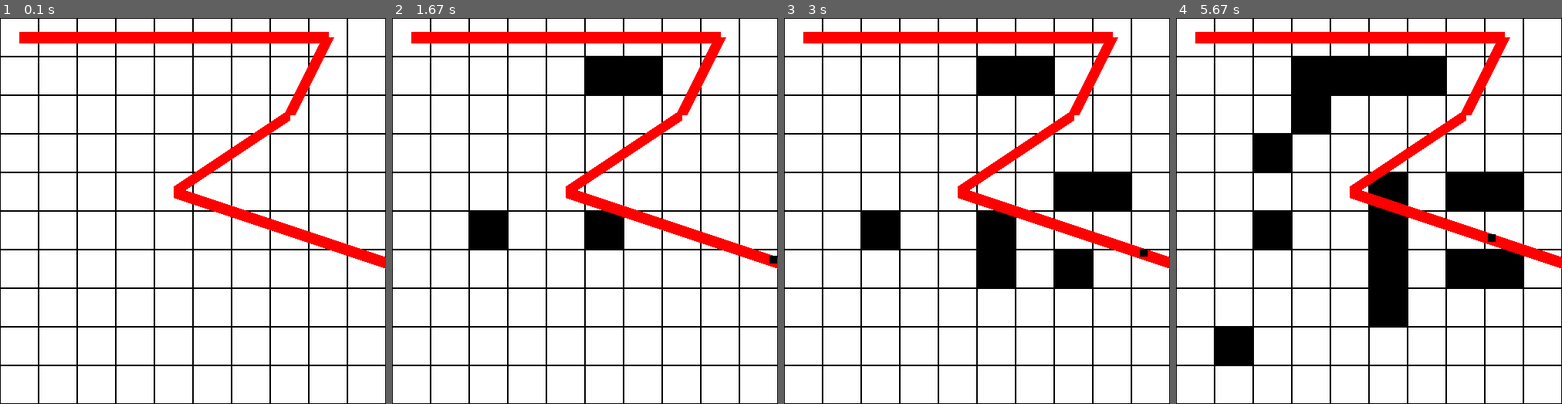
Above: before the commit, frames 1-4 (left to right).
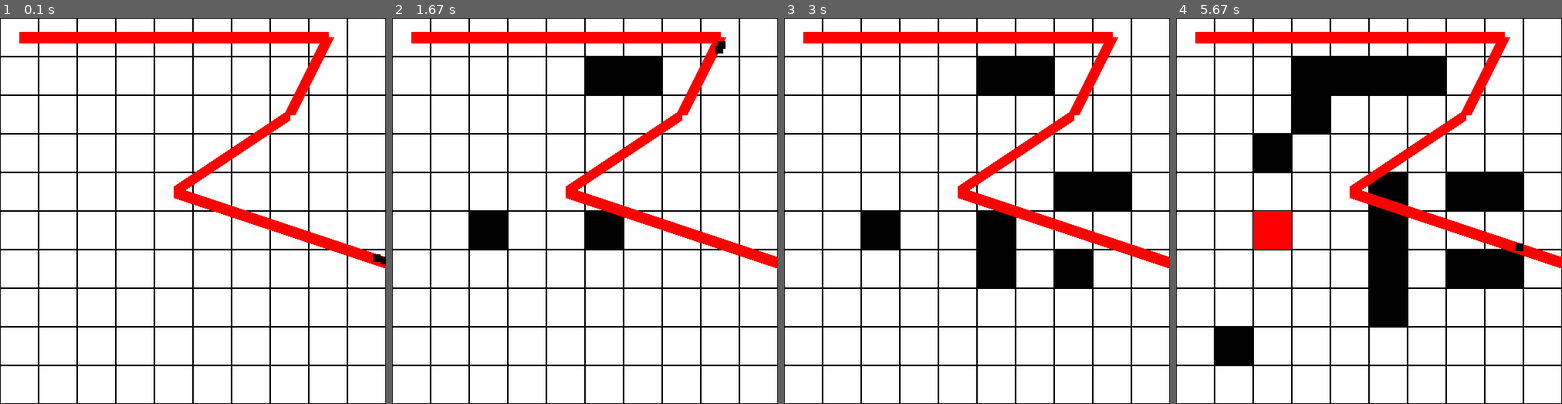
Above: after the commit, the same moments.

Repository: sillypantscoder/pygametowerdefense
Game: pygame game, started from main.py
The game is run twice, just before and just after one commit, with the same random seed, the same clock (stepped at 60 frames per second) and the same inputs.
Inputs (mouse positions are in pixels of both pictures, inside the frame that each line leads up to):
- Up to frame 1 (0.1 s): no input
- Up to frame 2 (1.67 s): click (585, 211) at 0.4 s; click (492, 214) at 0.73 s; click (642, 75) at 1.07 s; click (592, 79) at 1.4 s
- Up to frame 3 (3 s): click (980, 253) at 1.73 s; click (1077, 272) at 2.07 s; click (1077, 176) at 2.4 s; click (1115, 180) at 2.73 s
- Up to frame 4 (5.67 s): click (1504, 288) at 3.07 s; click (1384, 195) at 3.4 s; click (1284, 141) at 3.73 s; click (1253, 353) at 4.07 s; click (1307, 83) at 4.4 s; click (1392, 319) at 4.73 s; click (1295, 118) at 5.07 s; click (1345, 95) at 5.4 s

The runs differ from the first frame. In frame 1, less than 0.1% of the frame differs, in the area x 96-100%, y 61-64%; in frame 2, 0.1%; in frame 3, less than 0.1%; in frame 4, 1.1%, in the area x 20-90%, y 50-61%.

Commit message:
Added entity list & fixed bugs

Diff:
--- a/main.py
+++ b/main.py
@@ -19,17 +19,21 @@
 	return e
 
 class Entity:
-	speed = 0.01
+	speed = 0.1
 	def __init__(self, route: "list[list[int]]" = ROUTE):
 		self.route = routecopy(route)
 		self.pos = self.route[0].copy()
 		self.prevpos = self.route.pop(0)
 		self.ticks = 0
+		entities.append(self)
 	def draw(self):
 		r = pygame.Surface((10, 10))
 		r.fill((0, 0, 0))
 		return r
 	def tick(self):
+		if len(self.route) == 0:
+			self.die()
+			return;
 		dx = self.route[0][0] - self.prevpos[0]
 		dy = self.route[0][1] - self.prevpos[1]
 		numticks = math.sqrt(abs(dx) + abs(dy)) / self.speed
@@ -40,9 +44,16 @@
 		else:
 			self.prevpos = self.route.pop(0)
 			self.ticks = 0
-		if len(self.route) == 0: exit()
+	def die(self):
+		if self in entities:
+			self.despawn()
+			entities.remove(self)
+		else:
+			print(f"Entity {self} was removed twice!")
+	def despawn(self): pass
 
-e = Entity()
+entities = []
+entities.append(Entity())
 cellno_to_pixel = (lambda x: round((x * CELLSIZE) + (0.5 * CELLSIZE)))
 
 c = pygame.time.Clock()
@@ -58,7 +69,7 @@
 			pos = pygame.mouse.get_pos()
 			x = math.floor(pos[0] / CELLSIZE)
 			y = math.floor(pos[1] / CELLSIZE)
-			BOARD[x][y] = 1
+			BOARD[x][y] = 99
 	# Drawing
 	screen.fill(WHITE)
 	# Board
@@ -67,19 +78,25 @@
 			cellrect = pygame.Rect(x * CELLSIZE, y * CELLSIZE, CELLSIZE, CELLSIZE)
 			if BOARD[x][y] == 0:
 				pygame.draw.rect(screen, BLACK, cellrect, 1)
-			else:
+			elif BOARD[x][y] == 1:
+				pygame.draw.rect(screen, RED, cellrect)
+				Entity()
+				BOARD[x][y] = 99
+			elif BOARD[x][y] < 100:
 				pygame.draw.rect(screen, BLACK, cellrect)
+				BOARD[x][y] -= 1
 	# Route
 	for i in range(len(ROUTE) - 1):
 		start = (cellno_to_pixel(ROUTE[i][0]), cellno_to_pixel(ROUTE[i][1]))
 		end = (cellno_to_pixel(ROUTE[i + 1][0]), cellno_to_pixel(ROUTE[i + 1][1]))
 		pygame.draw.line(screen, RED, start, end, round(0.3 * CELLSIZE))
 	# Entities
-	e.tick()
-	s = e.draw()
-	x = cellno_to_pixel(e.pos[0])# - (s.get_width() / 2)
-	y = cellno_to_pixel(e.pos[1]) - (s.get_height() / 2)
-	screen.blit(s, (x, y))
+	for e in entities:
+		e.tick()
+		s = e.draw()
+		x = cellno_to_pixel(e.pos[0])# - (s.get_width() / 2)
+		y = cellno_to_pixel(e.pos[1]) - (s.get_height() / 2)
+		screen.blit(s, (x, y))
 	#pygame.draw.line(screen, BLACK, [cellno_to_pixel(e.prevpos[0]), cellno_to_pixel(e.prevpos[1])], [cellno_to_pixel(e.route[0][0]), cellno_to_pixel(e.route[0][1])], 1)
 	# Flip
 	pygame.display.flip()
